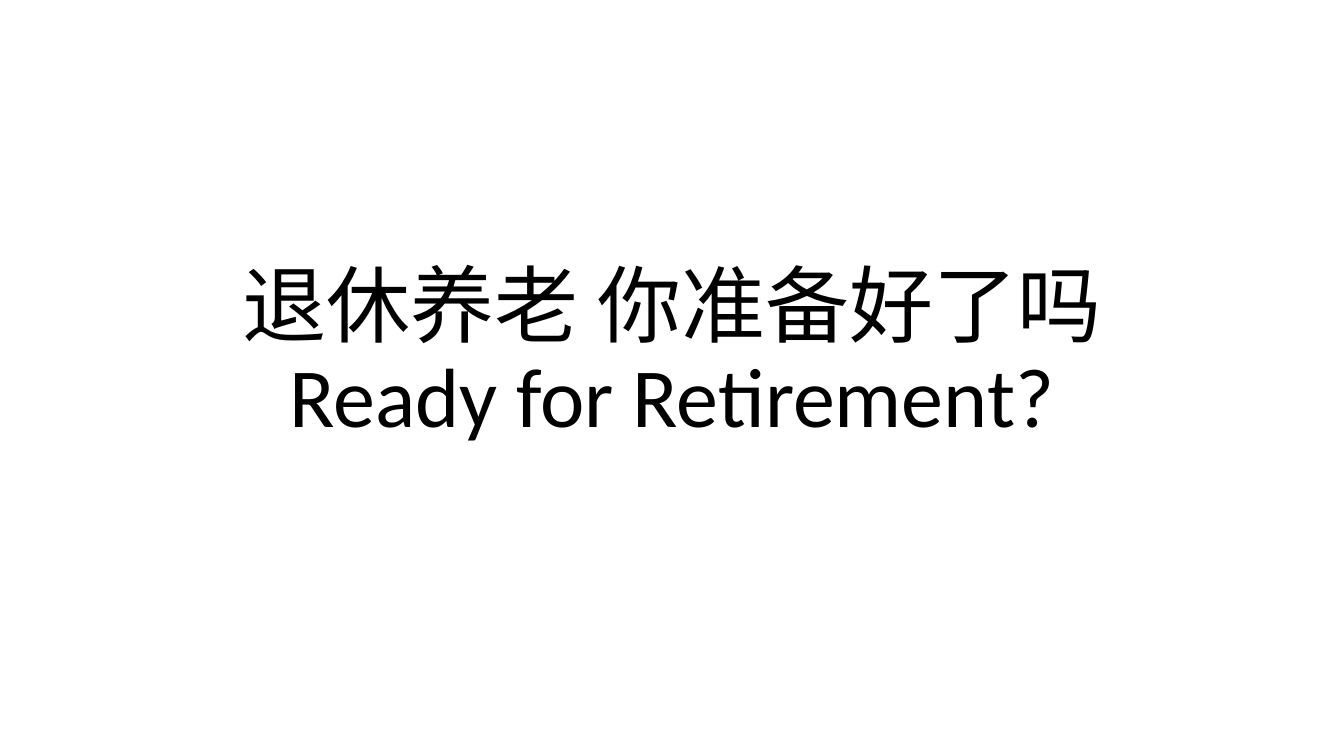
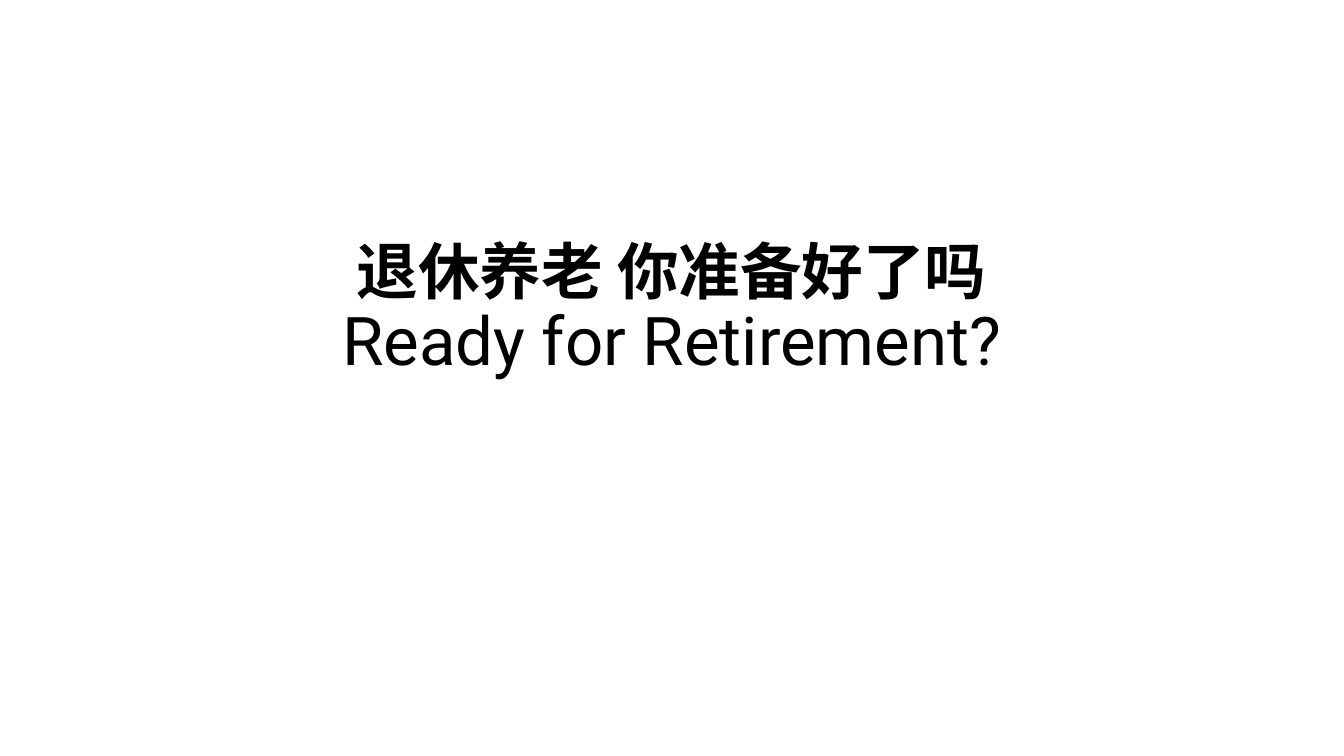
Before and after one commit to GaohanC/project, a slide deck: slide 1 of public/resources/retirement_banner.pptx. Drawn at 1344x756 pixels with LibreOffice and Linux fonts; fonts in the diff are those of the drawing; background and template pictures are left out. Boxes give left, top, right and bottom in pixels: in the first picture for what was removed or moved away, otherwise in the second. Text is boxed around its words. In the diff, an @@ line names an element or a change of style, - is before the commit and + after.

```diff
--- a/public/resources/retirement_banner.pptx
+++ b/public/resources/retirement_banner.pptx
@@ title "退休养老 你准备好了吗 Ready for Retirement?": place and size @@
-title "退休养老 你准备好了吗 Ready for Retirement?" at <box>243,265,1101,441</box>
+title "退休养老 你准备好了吗 Ready for Retirement?" at <box>342,241,1001,380</box>
@@ title "退休养老 你准备好了吗 Ready for Retirement?" at <box>342,241,1001,380</box>: size 60 to 44 pt, bold on in "退休养老 你准备好了吗"; size 60 to 48 pt in "Ready for Retirement?"; font Calibri to Roboto @@
```
Also in this commit, not shown: 5 other files.
